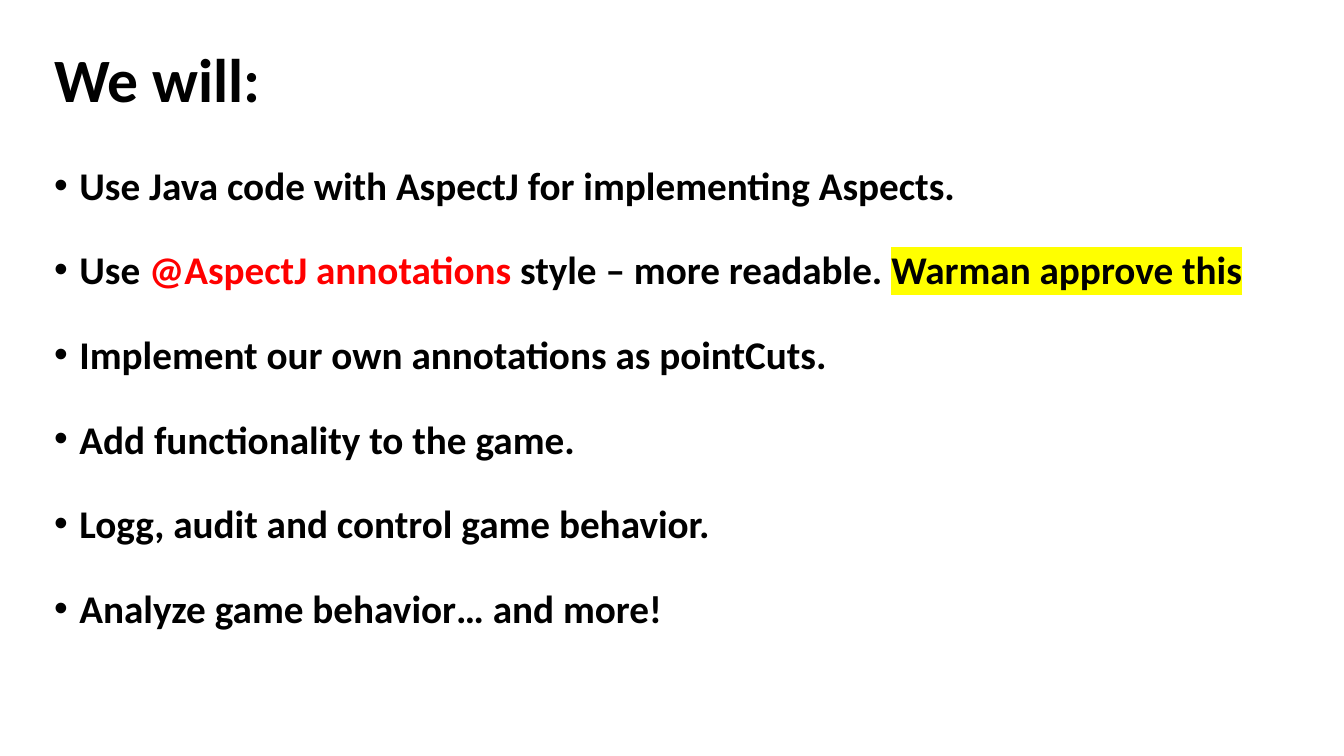
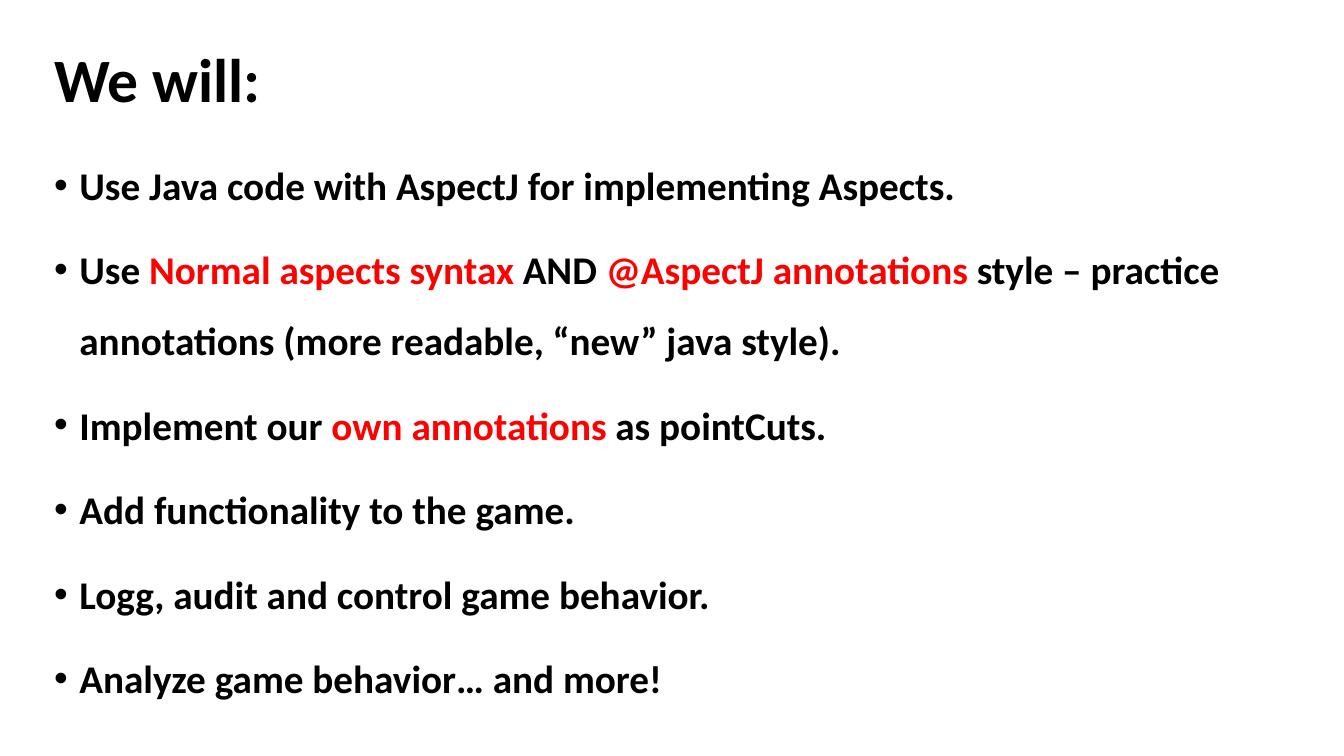
Before and after one commit to akotek/AOP, a slide deck: slide 2 of src/Final Project Presentation.pptx. Drawn at 1344x756 pixels with LibreOffice and Linux fonts; fonts in the diff are those of the drawing. Boxes give left, top, right and bottom in pixels: in the first picture for what was removed or moved away, otherwise in the second. Text is boxed around its words. In the diff, an @@ line names an element or a change of style, - is before the commit and + after.

Commit message:
Logging aspects implementation

```diff
--- a/src/Final Project Presentation.pptx
+++ b/src/Final Project Presentation.pptx
@@ text at (79,256,1220,362): text changed @@
-• Use @AspectJ annotations style – more readable. Warman approve this
+• Use Normal aspects syntax AND @AspectJ annotations style – practice annotations (more readable, “new” java style).
@@ text at (79,412,826,446): text colour #000000 to #FF0000 in "own annotations" @@
```
Also in this commit, not shown: 8 other slides changed, 10 slides added, 1 slide removed, 17 other files.
